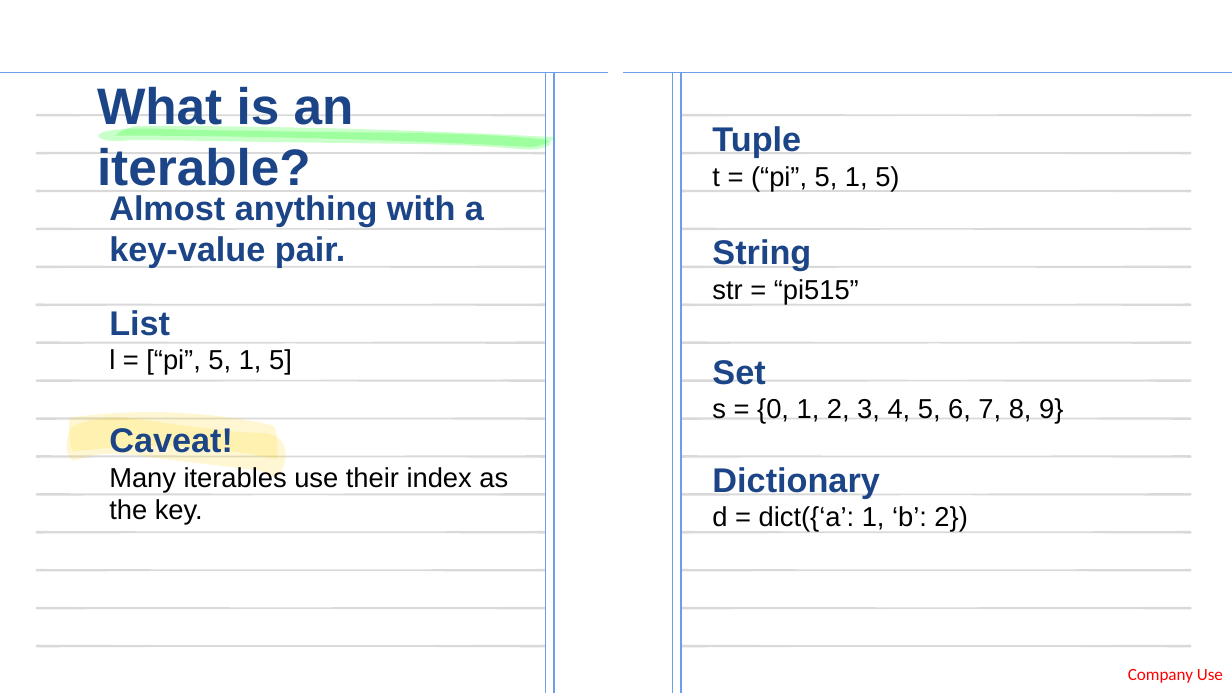
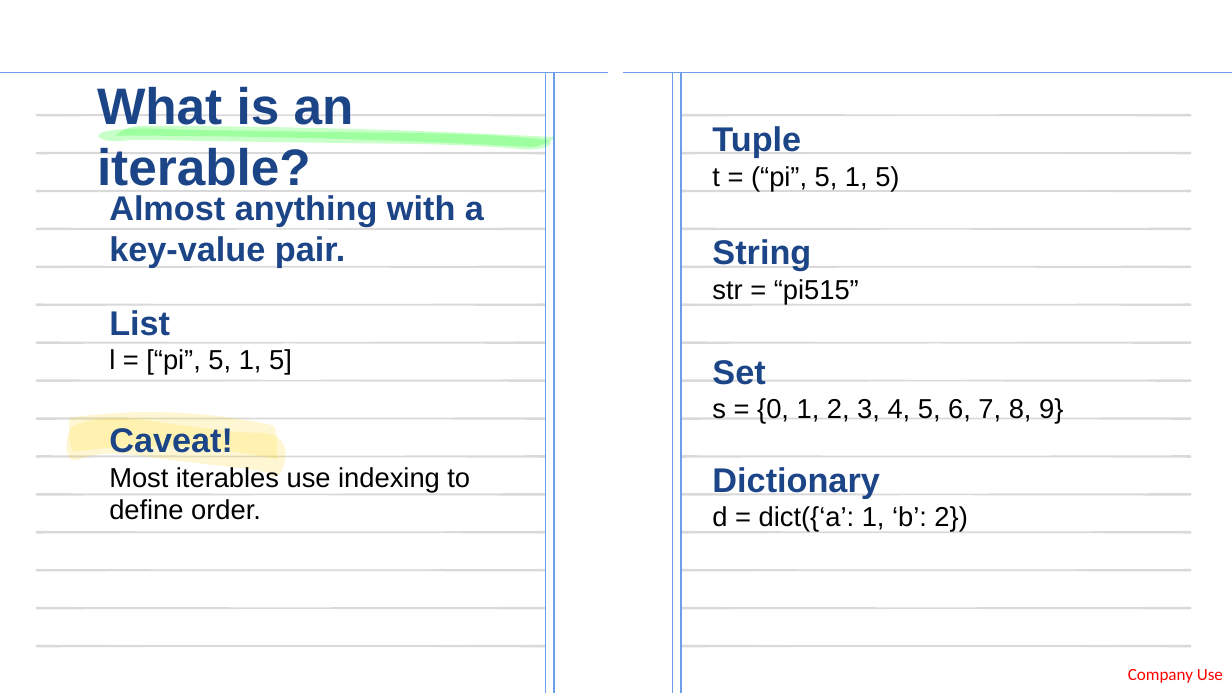
Before and after one commit to pi515/tech-mentorship, a slide deck: slide 5 of unit-13-for-loops/assets/unit-13-for-loops.pptx. Drawn at 1232x693 pixels with LibreOffice and Linux fonts; fonts in the diff are those of the drawing. Boxes give left, top, right and bottom in pixels: in the first picture for what was removed or moved away, otherwise in the second. Text is boxed around its words. In the diff, an @@ line names an element or a change of style, - is before the commit and + after.

```diff
--- a/unit-13-for-loops/assets/unit-13-for-loops.pptx
+++ b/unit-13-for-loops/assets/unit-13-for-loops.pptx
@@ text at <box>109,465,470,520</box>: text changed @@
-Many iterables use their index as the key.
+Most iterables use indexing to define order.
```
Also in this commit, not shown: 5 other slides changed.
